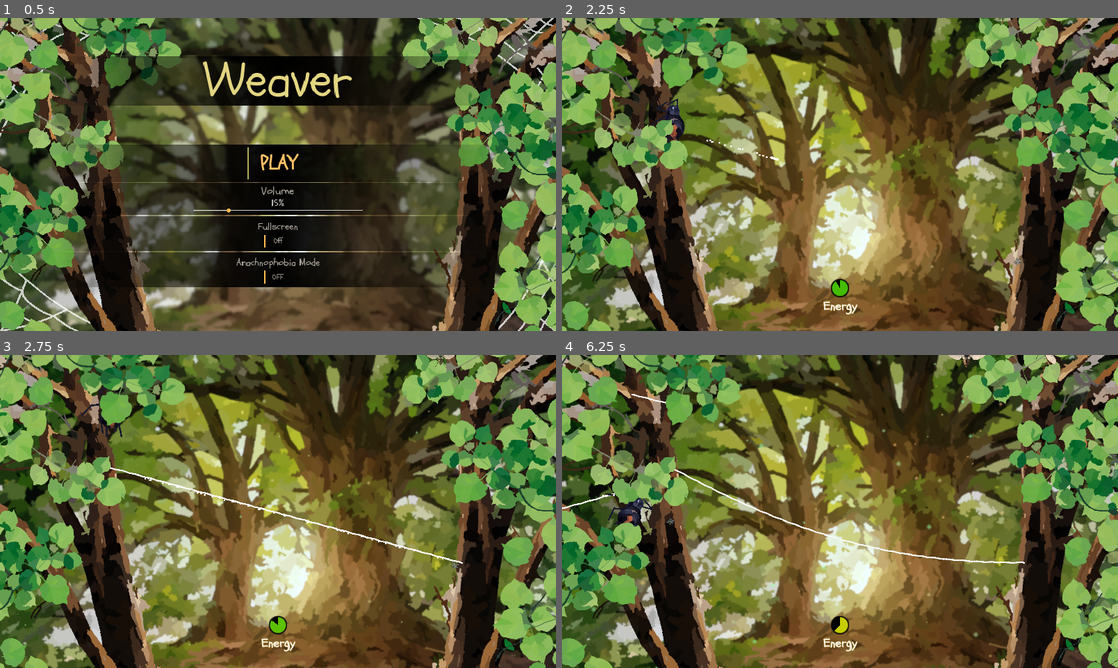
Above: before the commit, frames 1-4 (two rows, left to right).
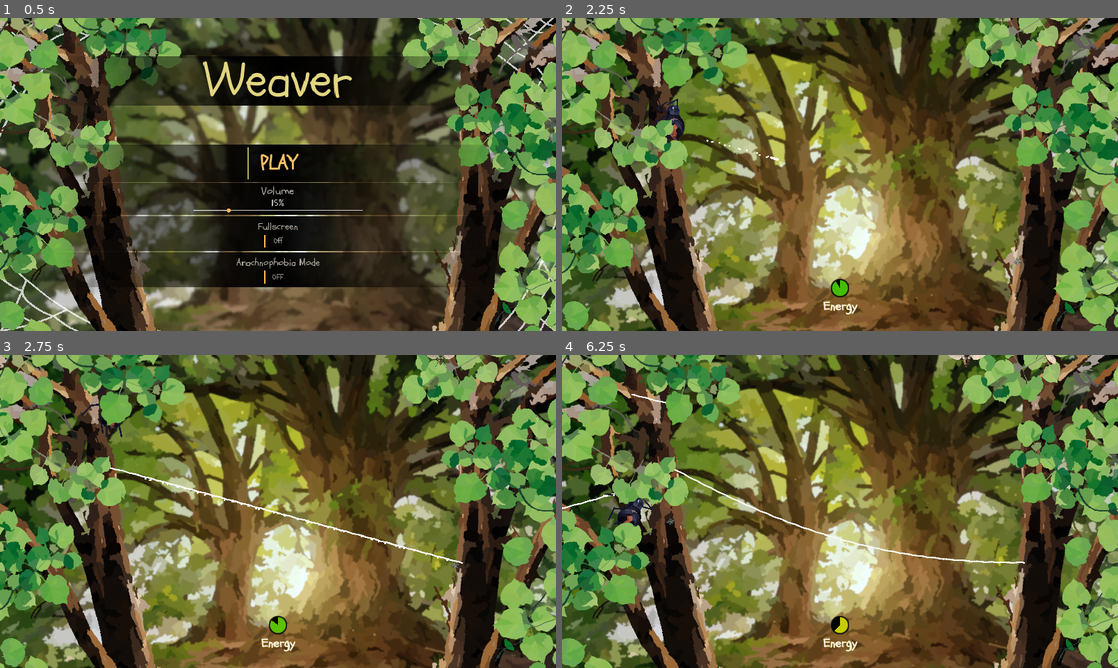
Above: after the commit, the same moments.

Repository: InRe-Dan/ld56
Game: Godot game, scene res://menus/main_menu.tscn
Two runs of this game, one before a commit and one after it. Both use one fixed random seed, a clock stepped at 60 frames per second and the inputs below.
Inputs (mouse positions are in pixels of both pictures, inside the frame that each line leads up to):
- Up to frame 1 (0.5 s): no input
- Up to frame 2 (2.25 s): click "PLAY" at 0.5 s; move the mouse to (812, 237) at 1.27 s; hold Right mouse button (destroy_web) 1.28-2.03 s; hold W (move_up) from 1.28 s (still down); tap Space (jump) at 1.52 s; move the mouse to (1006, 221) at 2.02 s; click (1006, 221) at 2.1 s
- Up to frame 3 (2.75 s): keep holding W (move_up); tap Space (jump) at 2.27 s
- Up to frame 4 (6.25 s): move the mouse to (673, 464) at 2.77 s; release W (move_up) at 2.78 s; hold Right mouse button (destroy_web) 2.78-3.53 s; hold A (move_left) 2.78-4.28 s; move the mouse to (867, 511) at 3.52 s; click (867, 511) at 3.6 s; tap Space (jump) at 3.77, 4.52, 5.27 s; move the mouse to (756, 433) at 4.27 s; hold S (move_down) 4.28-5.03 s; hold Right mouse button (destroy_web) 4.28-5.03 s; move the mouse to (962, 495) at 5.02 s; hold D (move_right) 5.03-5.78 s; click (962, 495) at 5.1 s; move the mouse to (728, 527) at 5.77 s; hold W (move_up) from 5.78 s (still down); hold Right mouse button (destroy_web) from 5.78 s (still down)

Frame 1 is identical in both runs. In frame 2, less than 0.1% of the frame differs, in the area x 8-92%, y 3-93%; in frame 3, 0.1%; in frame 4, 0.4%, in the area x 0-99%, y 0-100%.

Commit message:
Particles changes

Diff:
--- a/world/world.tscn
+++ b/world/world.tscn
@@ -40,34 +40,6 @@
 metadata/_snap_enabled = true
 metadata/_snap_count = 20
 
-[sub_resource type="Curve" id="Curve_iddc0"]
-_data = [Vector2(0.00946373, 0.0457968), 0.0, 0.0, 0, 0, Vector2(0.217666, 1), 0.0, 0.0, 0, 0, Vector2(0.769716, 1), 0.0, 0.0, 0, 0, Vector2(0.996845, 0), 0.0, 0.0, 0, 0]
-point_count = 4
-
-[sub_resource type="CurveTexture" id="CurveTexture_nwjmk"]
-curve = SubResource("Curve_iddc0")
-
-[sub_resource type="ParticleProcessMaterial" id="ParticleProcessMaterial_brhqa"]
-emission_shape = 3
-emission_box_extents = Vector3(1280, 720, 1)
-angle_min = -269.0
-angle_max = 336.6
-gravity = Vector3(0, -5, 0)
-linear_accel_min = -32.47
-linear_accel_max = 14.0
-radial_accel_min = -57.61
-radial_accel_max = 80.0
-tangential_accel_min = -8.95
-tangential_accel_max = 3.55
-scale_min = 0.0
-scale_max = 5.0
-scale_curve = SubResource("CurveTexture_nwjmk")
-color = Color(0.9, 0.81675, 0.567, 0.768627)
-hue_variation_min = -0.09
-hue_variation_max = 0.05
-turbulence_enabled = true
-turbulence_noise_strength = 4.15
-
 [sub_resource type="Gradient" id="Gradient_qkkmx"]
 offsets = PackedFloat32Array(0, 0.0342679, 0.046729)
 colors = PackedColorArray(0.973943, 0.966453, 0.926597, 1, 0.987944, 0.984478, 0.966037, 0.462687, 1, 1, 1, 0)
@@ -76,6 +48,10 @@
 gradient = SubResource("Gradient_qkkmx")
 fill = 1
 fill_from = Vector2(0.547009, 0.482906)
+
+[sub_resource type="Curve" id="Curve_iddc0"]
+_data = [Vector2(0.00946373, 0.0457968), 0.0, 0.0, 0, 0, Vector2(0.217666, 1), 0.0, 0.0, 0, 0, Vector2(0.769716, 1), 0.0, 0.0, 0, 0, Vector2(0.996845, 0), 0.0, 0.0, 0, 0]
+point_count = 4
 
 [sub_resource type="ShaderMaterial" id="ShaderMaterial_spqm1"]
 shader = ExtResource("10_57em3")
@@ -168,12 +144,32 @@
 scale = Vector2(1.1, 1.1)
 texture = ExtResource("11_4ijh7")
 
-[node name="GPUParticles2D" type="GPUParticles2D" parent="Background"]
+[node name="GPUParticles2D" type="CPUParticles2D" parent="Background"]
 position = Vector2(898, 528)
-amount = 500
-process_material = SubResource("ParticleProcessMaterial_brhqa")
+amount = 300
+lifetime = 10.0
+fixed_fps = 30
+draw_order = 1
 texture = SubResource("GradientTexture2D_byrso")
-lifetime = 10.0
+emission_shape = 3
+emission_rect_extents = Vector2(1280, 720)
+spread = 180.0
+gravity = Vector2(0, -5)
+initial_velocity_max = 11.11
+linear_accel_min = -15.0
+linear_accel_max = 7.0
+radial_accel_min = -20.0
+radial_accel_max = 20.0
+tangential_accel_min = -4.0
+tangential_accel_max = 2.0
+angle_min = -720.0
+angle_max = 720.0
+scale_amount_min = 0.0
+scale_amount_max = 5.0
+scale_amount_curve = SubResource("Curve_iddc0")
+color = Color(0.901961, 0.815686, 0.568627, 0.560784)
+hue_variation_min = -0.09
+hue_variation_max = 0.05
 
 [node name="TreeBranches" type="Sprite2D" parent="Background"]
 unique_name_in_owner = true
Not shown: 1 places in world/world.tscn that only renumber resources
